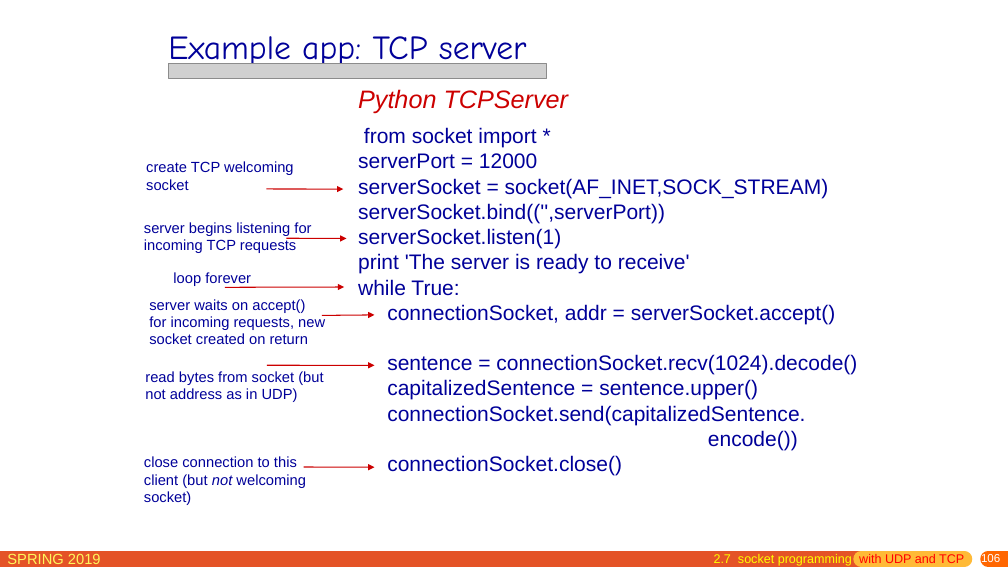
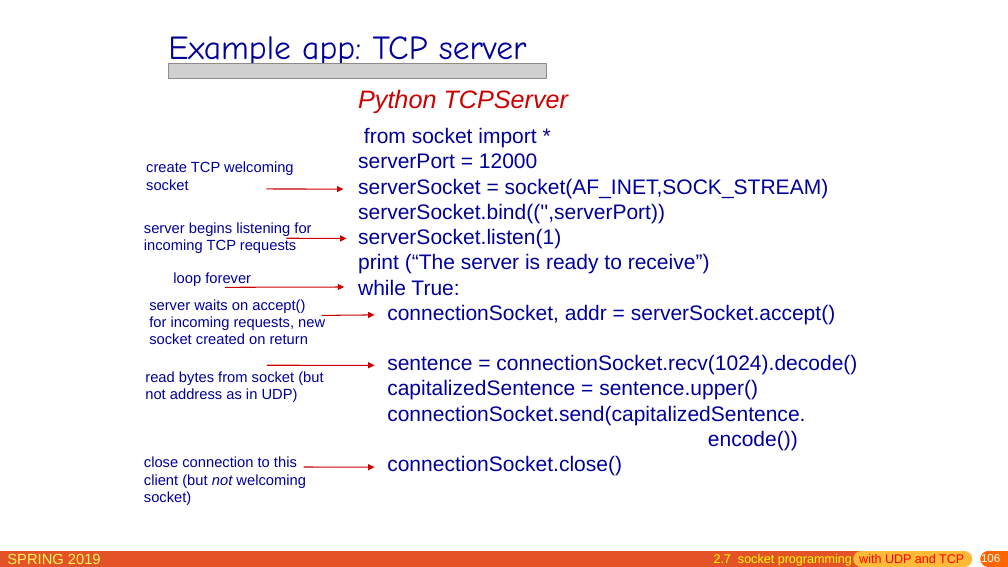
Before and after one commit to jichenghu/PPT_networkDistributed, a slide deck: slide 106 of chapter2.pptx. Drawn at 1008x567 pixels with LibreOffice and Linux fonts; fonts in the diff are those of the drawing; grey boxes stand for pictures. Boxes give left, top, right and bottom in pixels: in the first picture for what was removed or moved away, otherwise in the second. Text is boxed around its words. In the diff, an @@ line names an element or a change of style, - is before the commit and + after.

```diff
--- a/chapter2.pptx
+++ b/chapter2.pptx
@@ text at <box>358,253,710,274</box>: text changed @@
-print 'The server is ready to receive'
+print (“The server is ready to receive”)
```
Also in this commit, not shown: 2 other slides changed.
